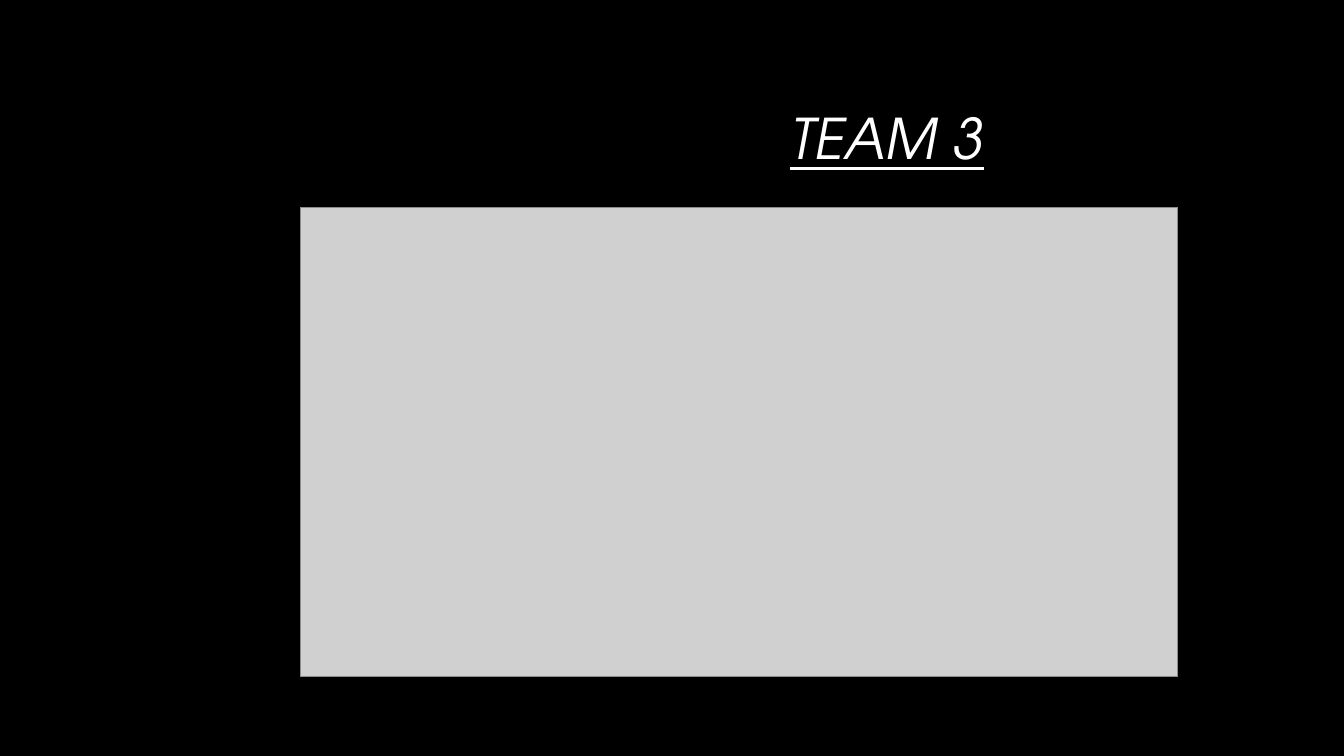
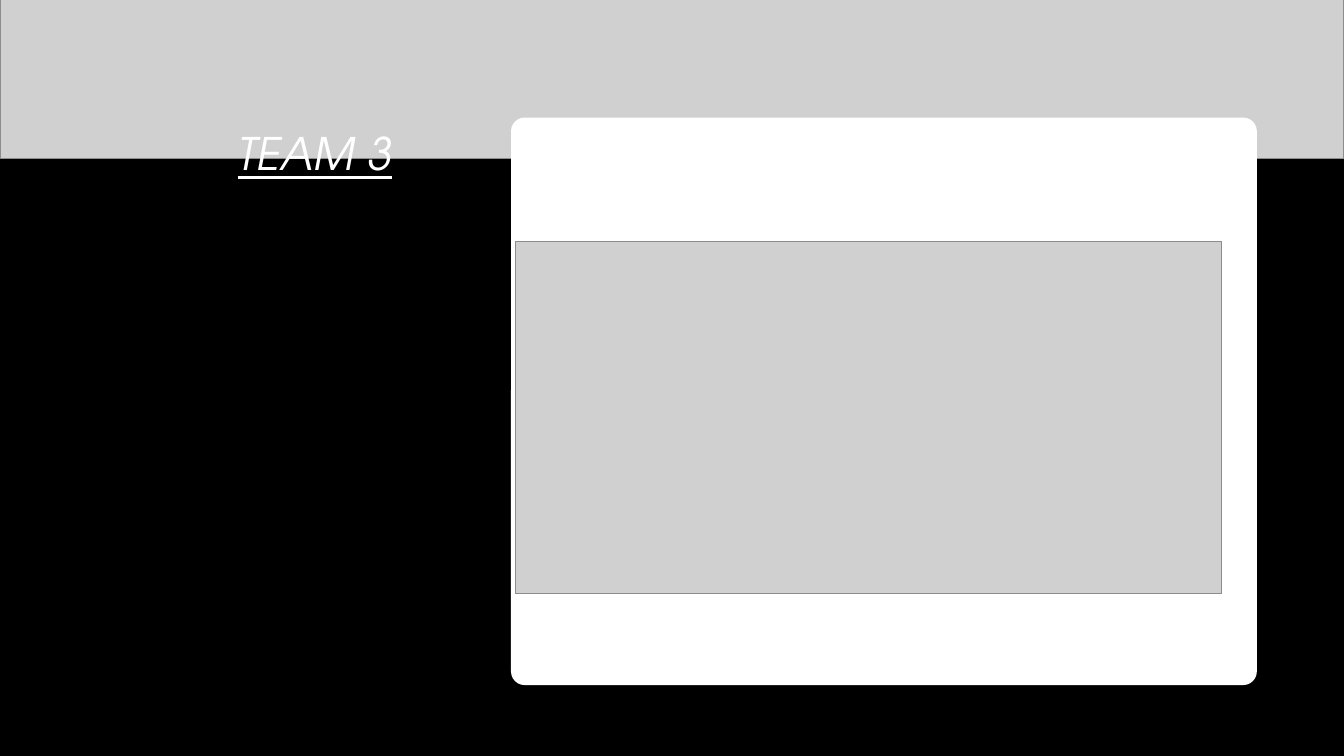
Before and after one commit to braucalderon/trackingPredictionSystem, a slide deck: slide 2 of Presentation/RAILWAY Presentation2.pptx. Drawn at 1344x756 pixels with LibreOffice and Linux fonts; fonts in the diff are those of the drawing; grey boxes stand for pictures; background and template pictures are left out. Boxes give left, top, right and bottom in pixels: in the first picture for what was removed or moved away, otherwise in the second. Text is boxed around its words. In the diff, an @@ line names an element or a change of style, - is before the commit and + after.

```diff
--- a/Presentation/RAILWAY Presentation2.pptx
+++ b/Presentation/RAILWAY Presentation2.pptx
@@ background #000000 to #FFFFFF @@
@@ rectangle added at (0, 0, 1344, 756), fill #000000 @@
@@ picture added at (0, 0, 1344, 159) @@
@@ title "TEAM 3": place and size @@
-title "TEAM 3" at (790, 117, 984, 170)
+title "TEAM 3" at (238, 137, 392, 191)
@@ title "TEAM 3" at (238, 137, 392, 191): size 40 to 32 pt @@
@@ rounded rectangle added at (511, 118, 1257, 686), fill #FFFFFF @@
@@ picture: place and size @@
-picture at (300, 208, 1179, 677)
+picture at (516, 242, 1222, 594)
```
